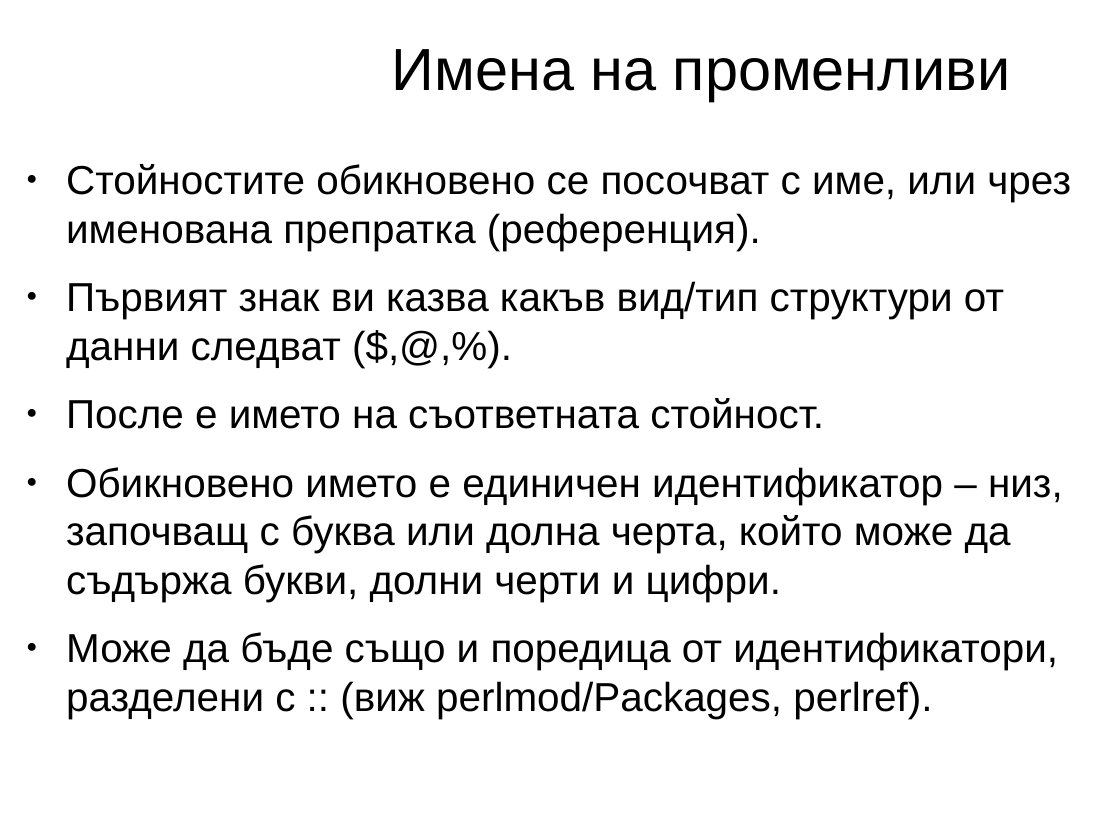
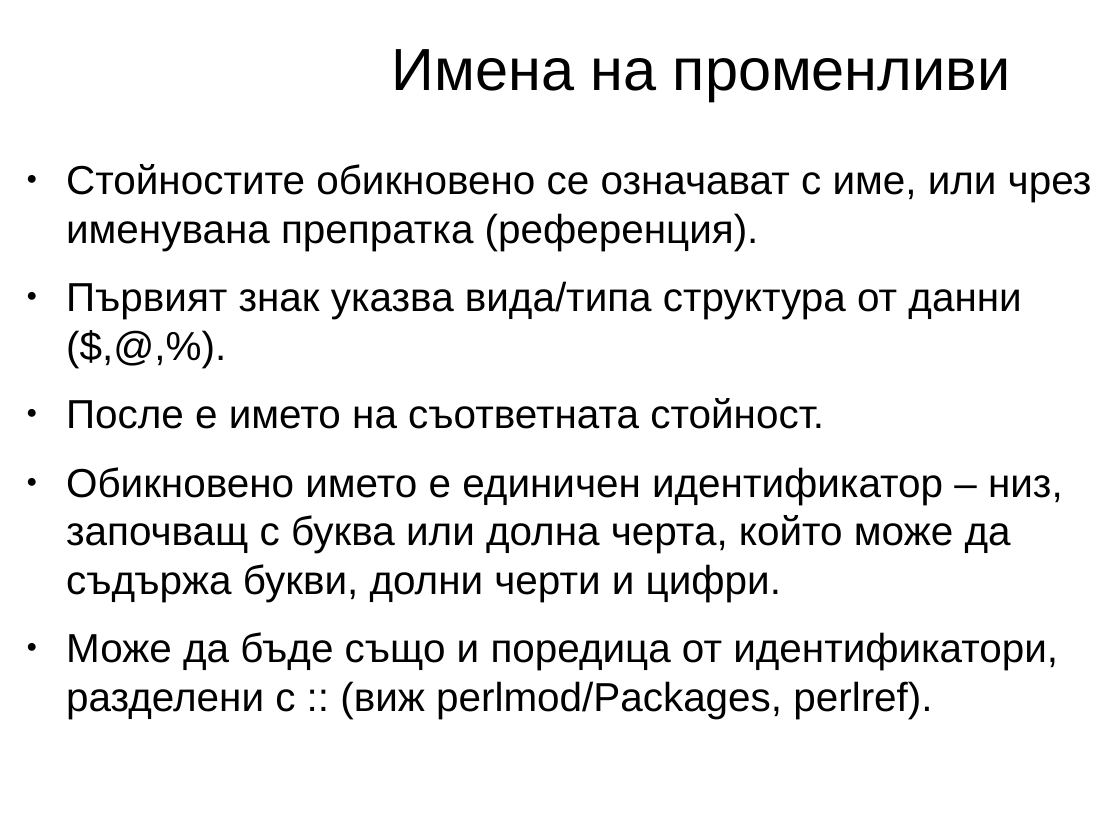
Before and after one commit to kberov/PerlProgrammingCourse, a slide deck: slide 4 of 02_scalar_data_types_bg.odp. Drawn at 1120x840 pixels with LibreOffice and Linux fonts; fonts in the diff are those of the drawing; background and template pictures are left out. Boxes give left, top, right and bottom in pixels: in the first picture for what was removed or moved away, otherwise in the second. Text is boxed around its words. In the diff, an @@ line names an element or a change of style, - is before the commit and + after.

Commit message:
Скаларни типове данни

```diff
--- a/02_scalar_data_types_bg.odp
+++ b/02_scalar_data_types_bg.odp
@@ text at (x1=66, y1=164, x2=1092, y2=319): text changed @@
-● Стойностите обикновено се посочват с име, или чрез именована препратка (референция).
-● Първият знак ви казва какъв вид/тип структури от данни следват ($,@,%).
+● Стойностите обикновено се означават с име, или чрез именувана препратка (референция).
+● Първият знак указва вида/типа структура от данни ($,@,%).
```
Also in this commit, not shown: 27 other slides changed, 2 other files.
